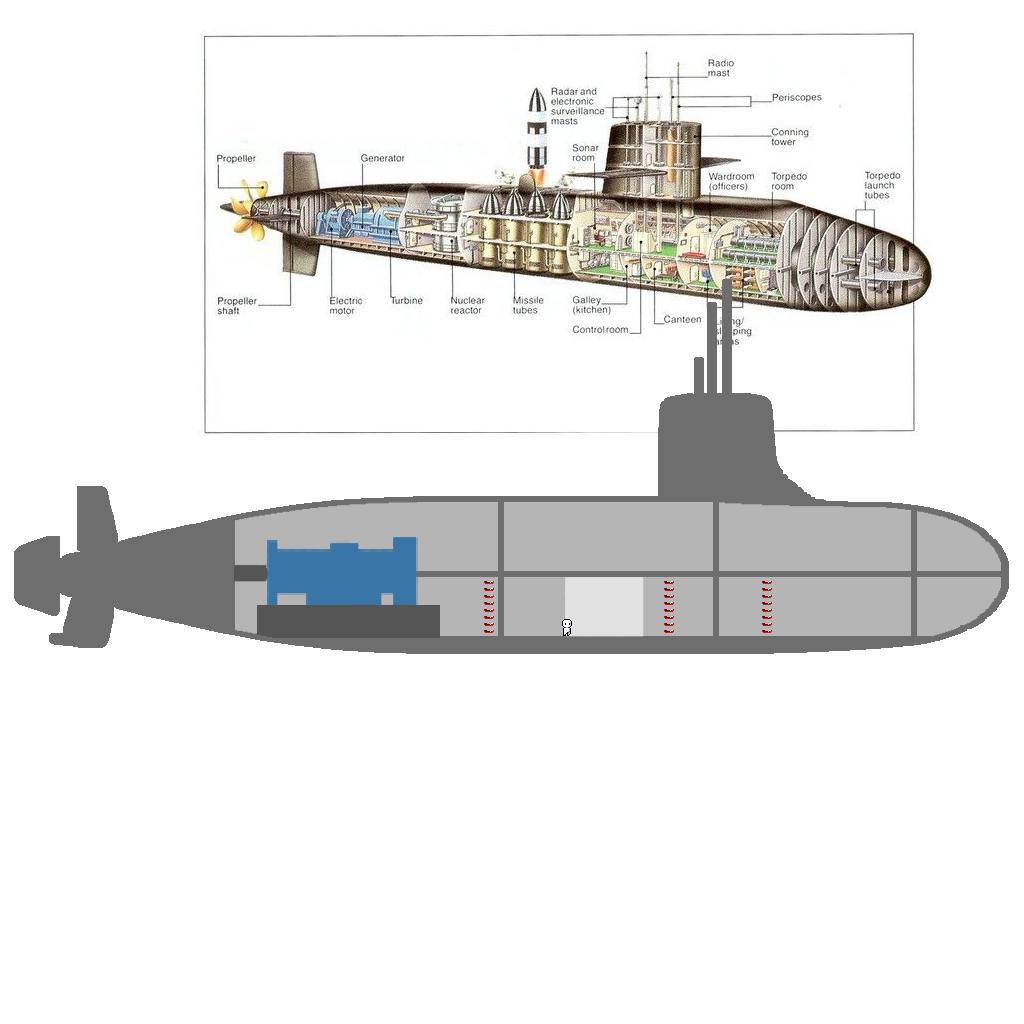
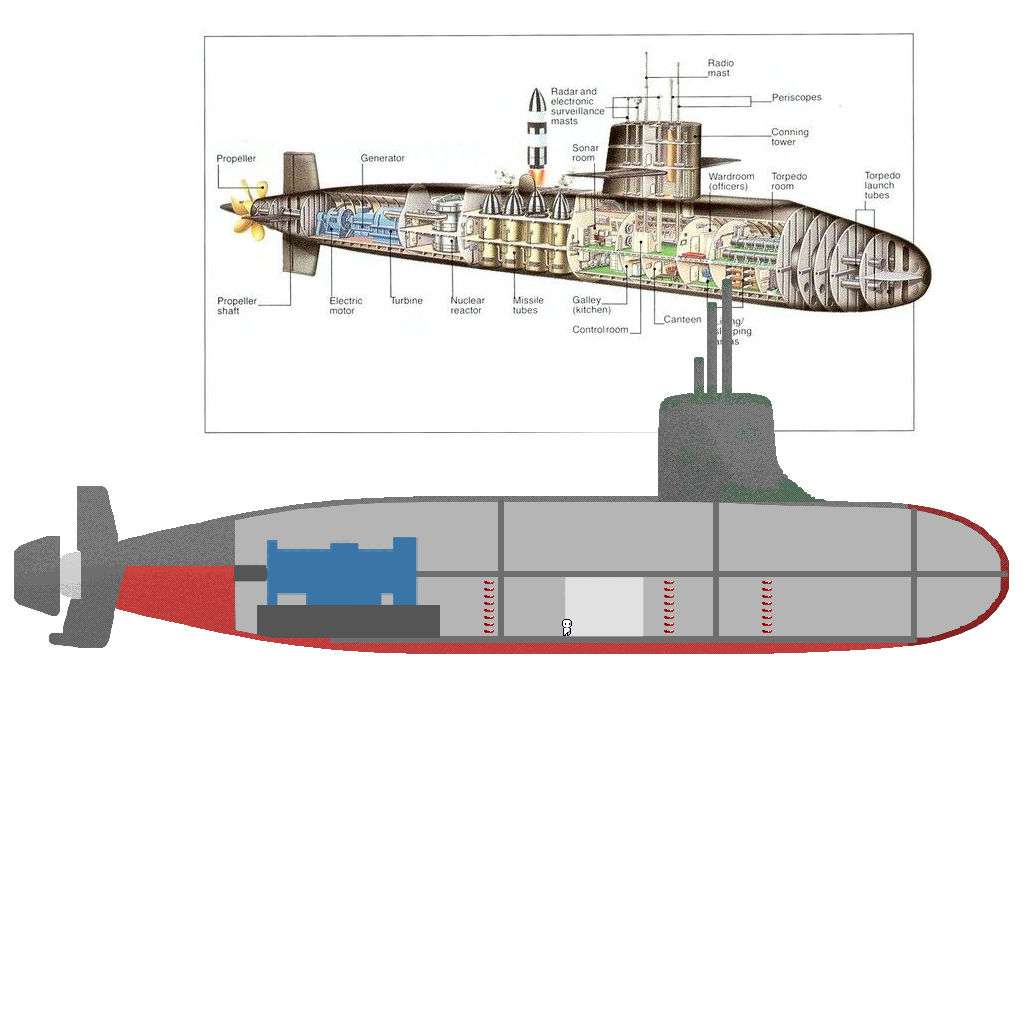
Layer changes from the first 1024x1024 image to the second:
added layer "Tower Moss" above "Tower BG" over [left=640, top=279, right=832, bottom=507]
painted on "Tower BG" over [left=105, top=279, right=1009, bottom=654]
painted on "Interior Layer 2" over [left=256, top=384, right=1009, bottom=654]
added layer "Interior Layer" (1st of 2) above "Interior Layer" over [left=192, top=512, right=960, bottom=654]
painted on "Interior Layer" (2nd of 2) over [left=192, top=512, right=1009, bottom=654]
painted on "Interior BG" over [left=192, top=448, right=1009, bottom=654]
added layer "Hull Dither" above "Hull Moss" over [left=14, top=448, right=1009, bottom=654]
painted on "Hull BG" over [left=14, top=384, right=1009, bottom=654]
